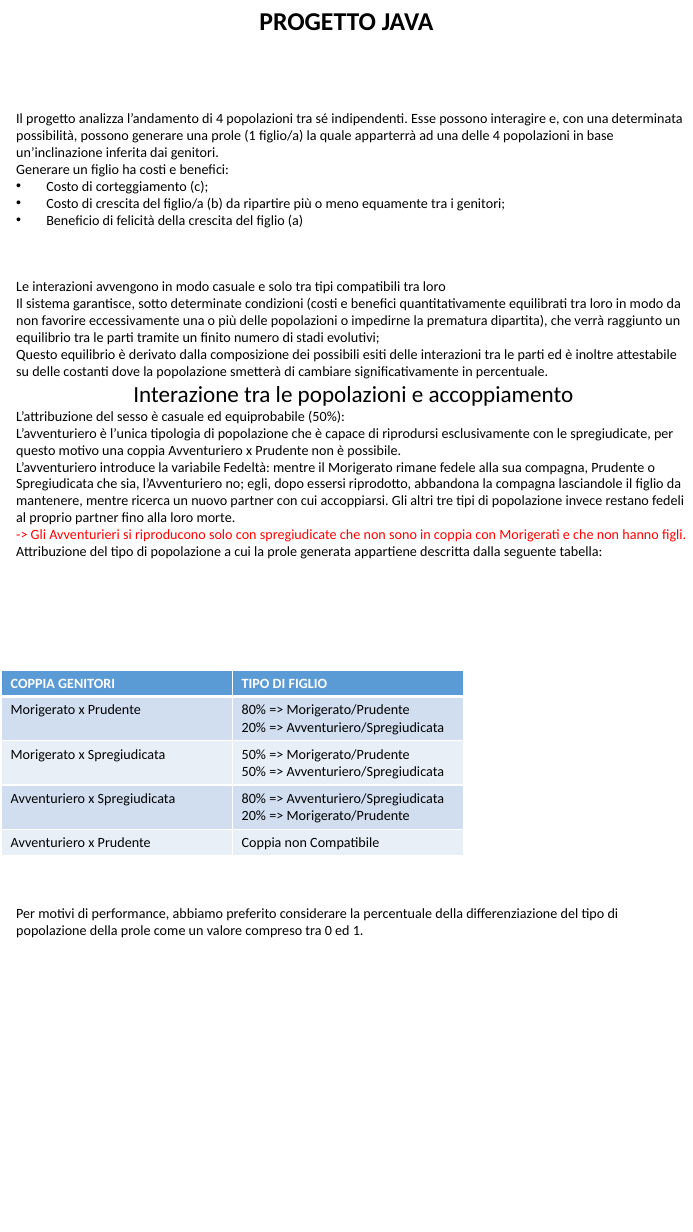
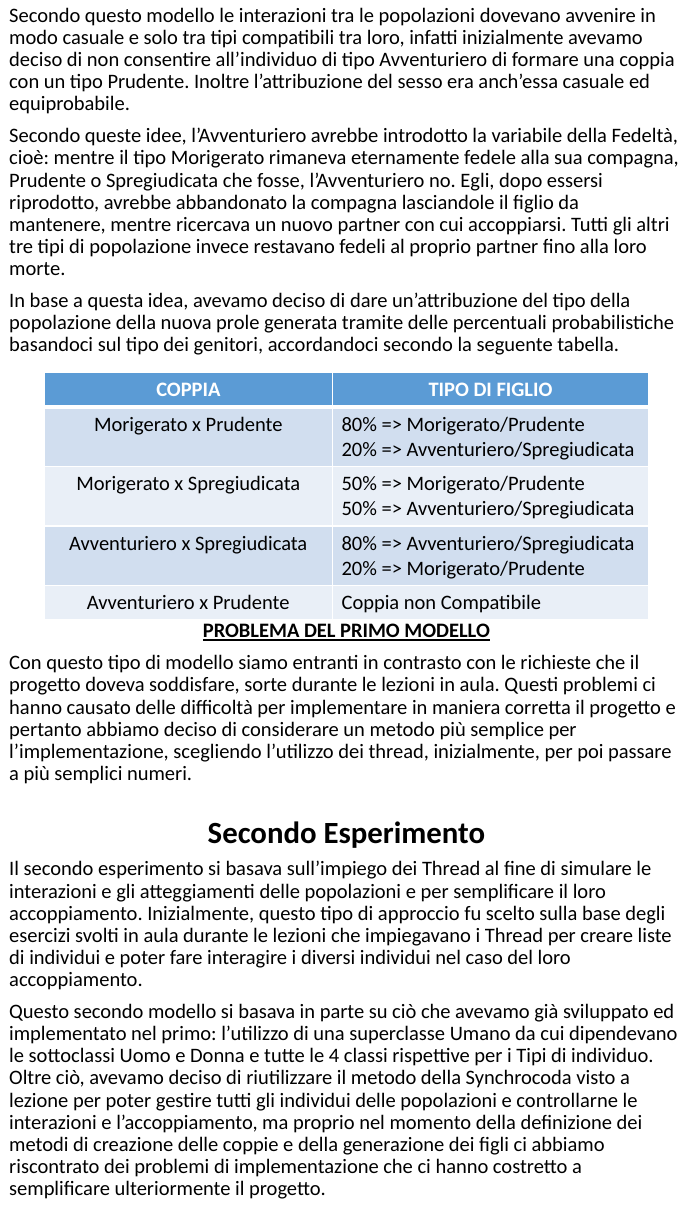
Before and after one commit to Midrill/Fiki-Fiki, a slide deck: slide 2 of Progetto.pptx (slide 1 before the commit). Drawn at 693x1232 pixels with LibreOffice and Linux fonts; fonts in the diff are those of the drawing. Boxes give left, top, right and bottom in pixels: in the first picture for what was removed or moved away, otherwise in the second. Text is boxed around its words. In the diff, an @@ line names an element or a change of style, - is before the commit and + after.

Commit message:
Add files via upload
Questa è la brutta copia, lo scheletro, del foglio di progetto. Sono 6 pagine totali di powerpoint, 5 pagine e mezzo di testo, molto semplici e veloci. Vi chiedo di leggerlo per controllare se secondo voi il testo ha senso in tutte le sue parti e per vedere se sono presenti errori, perché sono sicuro che ci sono degli errori, anche se l'ho già riletto. Mi capita spesso di passare sopra a errori leggendo perché da solo li correggo a mente senza però poi fare lo stesso su "carta".

```diff
--- a/Progetto.pptx
+++ b/Progetto.pptx
@@ subtitle added at [9,7,678,1199], 16 pt, text #000000 @@
+Secondo questo modello le interazioni tra le popolazioni dovevano avvenire in modo casuale e solo tra tipi compatibili tra loro, infatti inizialmente avevamo deciso di non consentire all’individuo di tipo Avventuriero di formare una coppia con un tipo Prudente. Inoltre l’attribuzione del sesso era anch’essa casuale ed equiprobabile.
+Secondo queste idee, l’Avventuriero avrebbe introdotto la variabile della Fedeltà, cioè: mentre il tipo Morigerato rimaneva eternamente fedele alla sua compagna, Prudente o Spregiudicata che fosse, l’Avventuriero no. Egli, dopo essersi riprodotto, avrebbe abbandonato la compagna lasciandole il figlio da mantenere, mentre ricercava un nuovo partner con cui accoppiarsi. Tutti gli altri tre tipi di popolazione invece restavano fedeli al proprio partner fino alla loro morte.
+In base a questa idea, avevamo deciso di dare un’attribuzione del tipo della popolazione della nuova prole generata tramite delle percentuali probabilistiche basandoci sul tipo dei genitori, accordandoci secondo la seguente tabella.
+PROBLEMA DEL PRIMO MODELLO
+Con questo tipo di modello siamo entranti in contrasto con le richieste che il progetto doveva soddisfare, sorte durante le lezioni in aula. Questi problemi ci hanno causato delle difficoltà per implementare in maniera corretta il progetto e pertanto abbiamo deciso di considerare un metodo più semplice per l’implementazione, scegliendo l’utilizzo dei thread, inizialmente, per poi passare a più semplici numeri.
+Il secondo esperimento si basava sull’impiego dei Thread al fine di simulare le interazioni e gli atteggiamenti delle popolazioni e per semplificare il loro accoppiamento. Inizialmente, questo tipo di approccio fu scelto sulla base degli esercizi svolti in aula durante le lezioni che impiegavano i Thread per creare liste di individui e poter fare interagire i diversi individui nel caso del loro accoppiamento.
+Questo secondo modello si basava in parte su ciò che avevamo già sviluppato ed implementato nel primo: l’utilizzo di una superclasse Umano da cui dipendevano le sottoclassi Uomo e Donna e tutte le 4 classi rispettive per i Tipi di individuo. Oltre ciò, avevamo deciso di riutilizzare il metodo della Synchrocoda visto a lezione per poter gestire tutti gli individui delle popolazioni e controllarne le interazioni e l’accoppiamento, ma proprio nel momento della definizione dei metodi di creazione delle coppie e della generazione dei figli ci abbiamo riscontrato dei problemi di implementazione che ci hanno costretto a semplificare ulteriormente il progetto.
@@ text removed at [259,13,434,30] @@
-PROGETTO JAVA
@@ text removed at [16,113,686,938] @@
-Il progetto analizza l’andamento di 4 popolazioni tra sé indipendenti. Esse possono interagire e, con una determinata possibilità, possono generare una prole (1 figlio/a) la quale apparterrà ad una delle 4 popolazioni in base un’inclinazione inferita dai genitori.
-Generare un figlio ha costi e benefici:
-• Costo di corteggiamento (c);
-• Costo di crescita del figlio/a (b) da ripartire più o meno equamente tra i genitori;
-• Beneficio di felicità della crescita del figlio (a)
-Le interazioni avvengono in modo casuale e solo tra tipi compatibili tra loro
-Il sistema garantisce, sotto determinate condizioni (costi e benefici quantitativamente equilibrati tra loro in modo da non favorire eccessivamente una o più delle popolazioni o impedirne la prematura dipartita), che verrà raggiunto un equilibrio tra le parti tramite un finito numero di stadi evolutivi;
-Questo equilibrio è derivato dalla composizione dei possibili esiti delle interazioni tra le parti ed è inoltre attestabile su delle costanti dove la popolazione smetterà di cambiare significativamente in percentuale.
-Interazione tra le popolazioni e accoppiamento
-L’attribuzione del sesso è casuale ed equiprobabile (50%):
-L’avventuriero è l’unica tipologia di popolazione che è capace di riprodursi esclusivamente con le spregiudicate, per questo motivo una coppia Avventuriero x Prudente non è possibile.
-L’avventuriero introduce la variabile Fedeltà: mentre il Morigerato rimane fedele alla sua compagna, Prudente o Spregiudicata che sia, l’Avventuriero no; egli, dopo essersi riprodotto, abbandona la compagna lasciandole il figlio da mantenere, mentre ricerca un nuovo partner con cui accoppiarsi. Gli altri tre tipi di popolazione invece restano fedeli al proprio partner fino alla loro morte.
--> Gli Avventurieri si riproducono solo con spregiudicate che non sono in coppia con Morigerati e che non hanno figli.
-Attribuzione del tipo di popolazione a cui la prole generata appartiene descritta dalla seguente tabella:
-Per motivi di performance, abbiamo preferito considerare la percentuale della differenziazione del tipo di popolazione della prole come un valore compreso tra 0 ed 1.
@@ table at [44,372,649,617] @@
-row 1, column 1: COPPIA GENITORI
+row 1, column 1: COPPIA
@@ fill #D1DEEF to #D2DEEF in 4 cells @@
@@ fill #E9EFF7 to #EAEFF7 in 4 cells @@
@@ size 11 to 16 pt @@
@@ alignment left to centre @@
@@ borders changed @@
@@ table: place and size @@
-table at [2,670,464,854]
+table at [44,372,649,617]
@@ text added at [208,821,485,848], 24 pt, text #000000, bold @@
+Secondo Esperimento
```
Also in this commit, not shown: 5 slides added, 1 slide removed.
